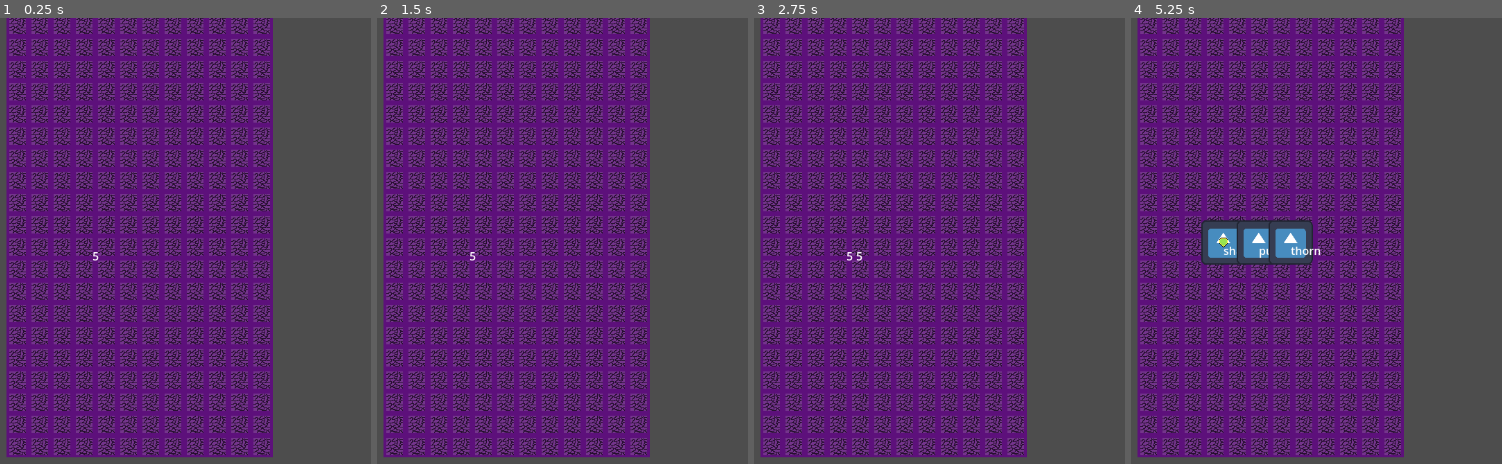
Above: before the commit, frames 1-4 (left to right).
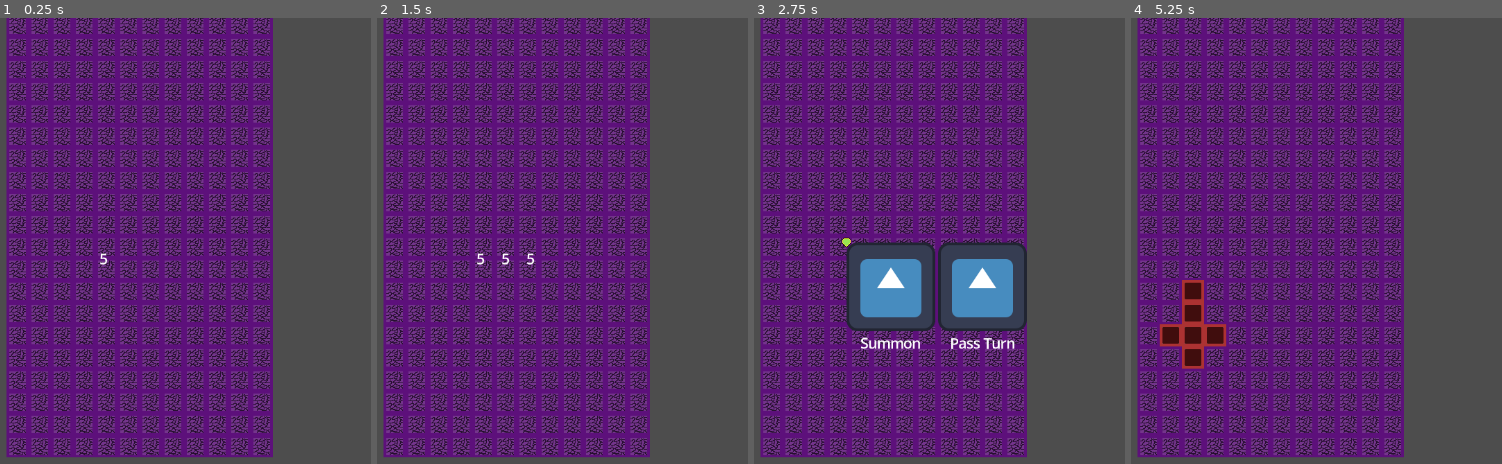
Above: after the commit, the same moments.

Repository: FueledByRage/dice-summons
Game: Godot game, scene res://src/scenes/table.tscn
Two runs of this game, one before a commit and one after it. Both use one fixed random seed, a clock stepped at 60 frames per second and the inputs below. The project has no main scene, so this scene is started directly. The engine's default icon, where the game draws it, is replaced by a stand-in: a white triangle on a blue panel in a dark square.
Inputs (mouse positions are in pixels of both pictures, inside the frame that each line leads up to):
- Up to frame 1 (0.25 s): no input
- Up to frame 2 (1.5 s): tap Enter (confirm) at 0.5, 0.6 s; move the mouse to (644, 218) at 0.52 s; hold Right (move_right) 0.53-1.28 s; tap M (move) at 0.8, 1.35 s; move the mouse to (outside the picture) at 1.27 s; hold Left (move_left) from 1.28 s (still down)
- Up to frame 3 (2.75 s): tap Q (placing) at 1.55 s; tap Enter (confirm) at 2 s; move the mouse to (924, 142) at 2.02 s; release Left (move_left) at 2.03 s; hold Right (move_right) from 2.03 s (still down); hold Q (placing) from 2.03 s (still down); tap Z (select) at 2.3 s
- Up to frame 4 (5.25 s): tap Enter (confirm) at 2.75, 3.05, 3.5, 3.6, 4.25 s; move the mouse to (1182, 330) at 2.77 s; release Q (placing) at 2.78 s; tap Z (select) at 2.85 s; move the mouse to (1464, 307) at 3.52 s; release Right (move_right) at 3.53 s; hold Left (move_left) from 3.53 s (still down); tap M (move) at 3.8, 4.35 s; move the mouse to (outside the picture) at 4.27 s; tap Q (placing) at 4.55 s; move the mouse to (1264, 241) at 5.02 s; hold Q (placing) from 5.03 s (still down)

The runs differ from the first frame. In frame 1, less than 0.1% of the frame differs, in the area x 25-30%, y 52-56%; in frame 2, 0.1%; in frame 3, 9.8%, in the area x 23-74%, y 49-75%; in frame 4, 4.8%.
Error after the commit: Invalid access of index '2' on a base object of type: 'Array'. (res://src/scripts/table_tile.gd:61)

Commit message:
fix: fixing flow roll -> draw -> idle

Diff:
--- a/data/player/collection.json
+++ b/data/player/collection.json
@@ -3,7 +3,7 @@
 	"id": "1",
 	"label": "foo",
 	"icon": "res://icon.svg",
-	"cost": "2",
+	"cost": 2,
 	"summon": {
 	  "name": "foo",
 	  "sprite": "res://icon.svg",
@@ -20,7 +20,7 @@
 	"id": "2",
 	"label": "bar",
 	"icon": "res://icon.svg",
-	"cost": "3",
+	"cost": 3,
 	"summon": {
 	  "name": "bar",
 	  "sprite": "res://icon.svg",
@@ -37,7 +37,7 @@
 	"id": "3",
 	"label": "foo",
 	"icon": "res://icon.svg",
-	"cost": "1",
+	"cost": 1,
 	"summon": {
 	  "name": "foo apprentice",
 	  "sprite": "res://icon.svg",
@@ -54,7 +54,7 @@
 	"id": "4",
 	"label": "zap",
 	"icon": "res://icon.svg",
-	"cost": "4",
+	"cost": 4,
 	"summon": {
 	  "name": "zap mage",
 	  "sprite": "res://icon.svg",
@@ -71,7 +71,7 @@
 	"id": "5",
 	"label": "healer",
 	"icon": "res://icon.svg",
-	"cost": "2",
+	"cost": 2,
 	"summon": {
 	  "name": "lightbringer",
 	  "sprite": "res://icon.svg",
@@ -87,7 +87,7 @@
 	"id": "6",
 	"label": "ember",
 	"icon": "res://icon.svg",
-	"cost": "3",
+	"cost": 3,
 	"summon": {
 	  "name": "ember",
 	  "sprite": "res://icon.svg",
@@ -103,7 +103,7 @@
 	"id": "7",
 	"label": "shade",
 	"icon": "res://icon.svg",
-	"cost": "2",
+	"cost": 2,
 	"summon": {
 	  "name": "shade",
 	  "sprite": "res://icon.svg",
@@ -119,7 +119,7 @@
 	"id": "8",
 	"label": "spark",
 	"icon": "res://icon.svg",
-	"cost": "2",
+	"cost": 2,
 	"summon": {
 	  "name": "spark",
 	  "sprite": "res://icon.svg",
@@ -135,7 +135,7 @@
 	"id": "9",
 	"label": "warden",
 	"icon": "res://icon.svg",
-	"cost": "3",
+	"cost": 3,
 	"summon": {
 	  "name": "warden",
 	  "sprite": "res://icon.svg",
@@ -151,7 +151,7 @@
 	"id": "10",
 	"label": "thorn",
 	"icon": "res://icon.svg",
-	"cost": "2",
+	"cost": 2,
 	"summon": {
 	  "name": "thorn",
 	  "sprite": "res://icon.svg",
@@ -167,7 +167,7 @@
 	"id": "11",
 	"label": "nova",
 	"icon": "res://icon.svg",
-	"cost": "4",
+	"cost": 4,
 	"summon": {
 	  "name": "nova",
 	  "sprite": "res://icon.svg",
@@ -183,7 +183,7 @@
 	"id": "12",
 	"label": "aegis",
 	"icon": "res://icon.svg",
-	"cost": "2",
+	"cost": 2,
 	"summon": {
 	  "name": "aegis",
 	  "sprite": "res://icon.svg",
@@ -199,7 +199,7 @@
 	"id": "13",
 	"label": "hexer",
 	"icon": "res://icon.svg",
-	"cost": "3",
+	"cost": 3,
 	"summon": {
 	  "name": "hexer",
 	  "sprite": "res://icon.svg",
@@ -215,7 +215,7 @@
 	"id": "14",
 	"label": "bolt",
 	"icon": "res://icon.svg",
-	"cost": "2",
+	"cost": 2,
 	"summon": {
 	  "name": "bolt",
 	  "sprite": "res://icon.svg",
@@ -231,7 +231,7 @@
 	"id": "15",
 	"label": "bloom",
 	"icon": "res://icon.svg",
-	"cost": "1",
+	"cost": 1,
 	"summon": {
 	  "name": "bloom",
 	  "sprite": "res://icon.svg",
@@ -247,7 +247,7 @@
 	"id": "16",
 	"label": "ghost",
 	"icon": "res://icon.svg",
-	"cost": "3",
+	"cost": 3,
 	"summon": {
 	  "name": "ghost",
 	  "sprite": "res://icon.svg",
@@ -264,7 +264,7 @@
 	"id": "17",
 	"label": "emberling",
 	"icon": "res://icon.svg",
-	"cost": "2",
+	"cost": 2,
 	"summon": {
 	  "name": "emberling",
 	  "sprite": "res://icon.svg",
@@ -280,7 +280,7 @@
 	"id": "18",
 	"label": "medic",
 	"icon": "res://icon.svg",
-	"cost": "2",
+	"cost": 2,
 	"summon": {
 	  "name": "medic",
 	  "sprite": "res://icon.svg",
@@ -296,7 +296,7 @@
 	"id": "19",
 	"label": "flare",
 	"icon": "res://icon.svg",
-	"cost": "3",
+	"cost": 3,
 	"summon": {
 	  "name": "flare",
 	  "sprite": "res://icon.svg",
@@ -312,7 +312,7 @@
 	"id": "20",
 	"label": "pulse",
 	"icon": "res://icon.svg",
-	"cost": "2",
+	"cost": 2,
 	"summon": {
 	  "name": "pulse",
 	  "sprite": "res://icon.svg",
--- a/project.godot
+++ b/project.godot
@@ -13,6 +13,10 @@
 config/name="tile-grid"
 config/features=PackedStringArray("4.3", "Forward Plus")
 config/icon="res://icon.svg"
+
+[gui]
+
+theme/default_font_multichannel_signed_distance_field=true
 
 [input]
 
--- a/src/scenes/UI/menu.tscn
+++ b/src/scenes/UI/menu.tscn
@@ -9,14 +9,12 @@
 anchors_preset = 0
 script = ExtResource("1_03875")
 
-[node name="box" type="NinePatchRect" parent="."]
+[node name="Select_arrow" parent="." instance=ExtResource("1_htd8w")]
+
+[node name="options_wrapper" type="MarginContainer" parent="."]
 layout_mode = 0
 offset_right = 40.0
 offset_bottom = 40.0
 
-[node name="row" type="HBoxContainer" parent="box"]
-layout_mode = 0
-offset_right = 40.0
-offset_bottom = 40.0
-
-[node name="Select_arrow" parent="." instance=ExtResource("1_htd8w")]
+[node name="options" type="HBoxContainer" parent="options_wrapper"]
+layout_mode = 2
--- a/src/scenes/UI/option_box.tscn
+++ b/src/scenes/UI/option_box.tscn
@@ -1,16 +1,24 @@
-[gd_scene load_steps=2 format=3 uid="uid://cmg0mahesdh6m"]
+[gd_scene load_steps=3 format=3 uid="uid://cmg0mahesdh6m"]
 
 [ext_resource type="Script" path="res://src/scripts/UI/option_box.gd" id="1_6p7dx"]
+[ext_resource type="Texture2D" uid="uid://csci22pw0861c" path="res://icon.svg" id="2_7fm6r"]
 
 [node name="Option_Box" type="VBoxContainer"]
-anchors_preset = 15
-anchor_right = 1.0
-anchor_bottom = 1.0
-grow_horizontal = 2
-grow_vertical = 2
+offset_right = 128.0
+offset_bottom = 187.0
 script = ExtResource("1_6p7dx")
 
-[node name="icon" type="Sprite2D" parent="."]
+[node name="icon" type="TextureRect" parent="."]
+layout_mode = 2
+texture = ExtResource("2_7fm6r")
+stretch_mode = 2
 
 [node name="label" type="Label" parent="."]
 layout_mode = 2
+size_flags_horizontal = 4
+theme_override_font_sizes/font_size = 20
+text = "aaaaa"
+
+[node name="subtitle" type="Label" parent="."]
+layout_mode = 2
+size_flags_horizontal = 4
--- a/src/scenes/dice_roll.tscn
+++ b/src/scenes/dice_roll.tscn
@@ -5,7 +5,12 @@
 [node name="Dice_roll" type="MarginContainer"]
 size_flags_horizontal = 4
 size_flags_vertical = 4
+theme_override_constants/margin_left = 10
+theme_override_constants/margin_top = 10
+theme_override_constants/margin_right = 10
+theme_override_constants/margin_bottom = 10
 script = ExtResource("1_10omj")
 
 [node name="result" type="Label" parent="."]
 layout_mode = 2
+theme_override_font_sizes/font_size = 20
--- a/src/scenes/roll_controller.tscn
+++ b/src/scenes/roll_controller.tscn
@@ -8,7 +8,10 @@
 anchors_preset = 0
 script = ExtResource("1_e03lb")
 
-[node name="row" type="HBoxContainer" parent="."]
+[node name="dices_wrapper" type="MarginContainer" parent="."]
 layout_mode = 0
 offset_right = 40.0
 offset_bottom = 40.0
+
+[node name="rows_container" type="HBoxContainer" parent="dices_wrapper"]
+layout_mode = 2
--- a/src/scripts/UI/camera_2d.gd
+++ b/src/scripts/UI/camera_2d.gd
@@ -3,7 +3,9 @@
 func _ready() -> void:
 	pass # Replace with function body.
 
-
-# Called every frame. 'delta' is the elapsed time since the previous frame.
 func _process(delta: float) -> void:
 	pass
+
+func close_menu():
+	if(has_node("$menu")):
+		$menu.queue_free()
--- a/src/scripts/UI/menu.gd
+++ b/src/scripts/UI/menu.gd
@@ -9,8 +9,8 @@
 func _ready():
 	select_arrow = $Select_arrow
 
-	if $box/row.get_child_count() > 0:
-		select_arrow.position = $box/row.get_children()[0].position
+	if $options_wrapper/options.get_child_count() > 0:
+			select_arrow.position = $options_wrapper/options.get_children()[0].position
 
 	set_process_input(false)
 	await get_tree().create_timer(0.2).timeout
@@ -18,6 +18,7 @@
 	set_process_input(true)
 
 func _input(event: InputEvent) -> void:
+	var options_container = $options_wrapper/options;
 	if not input_active:
 		return
 
@@ -29,12 +30,12 @@
 		input_active = false
 		set_process_input(false)
 
-		var selected_option = $box/row.get_children()[current_option]
+		var selected_option = options_container.get_children()[current_option]
 		selected_option.action.call()
 		queue_free()
 
 func handle_option_change(modifier):
-	var row = $box/row
+	var options_container = $options_wrapper/options;
 	current_option = current_option + modifier
 
 	if current_option > maximum_options:
@@ -42,19 +43,19 @@
 	elif current_option < 0:
 		current_option = maximum_options
 
-	var selected_option = row.get_children()[current_option]
+	var selected_option = options_container.get_children()[current_option]
 
 	select_arrow.position = selected_option.position
 
 func init(options):
-	var row = $box/row
+	var options_container = $options_wrapper/options;
 	for option in options:
 		if(option["selectable"]):
 			var option_box = load("res://src/scenes/UI/option_box.tscn").instantiate()
 
 			option_box.init(option)
 
-			row.add_child(option_box)
+			options_container.add_child(option_box)
 
 
-	maximum_options = row.get_child_count() - 1
+	maximum_options = options_container.get_child_count() - 1
--- a/src/scripts/UI/option_box.gd
+++ b/src/scripts/UI/option_box.gd
@@ -4,9 +4,10 @@
 var option;
 var action;
 
-func init(option_content):
+func init(option_content : Dictionary):
 	var label = $label;
 	var icon = $icon;
+	var subtitle = $subtitle;
 	var texture = Image.load_from_file(option_content.icon);
 
 
@@ -14,6 +15,9 @@
 	icon.scale = Vector2(0.5, 0.5)
 	action = option_content.action;
 
+	if(option_content.has("subtitle") && option_content.subtitle != ""):
+		subtitle.text = option_content.subtitle
+
 	icon.texture =  ImageTexture.new().create_from_image(texture)
 
 	option = option_content;
--- a/src/scripts/roll_controller.gd
+++ b/src/scripts/roll_controller.gd
@@ -18,16 +18,16 @@
 
 	for i in range(number_of_rolls):
 		var dice = dice_roll_scene.instantiate()
-		$row.add_child(dice)
+		$dices_wrapper/rows_container.add_child(dice)
 		dice.start(on_roll)
 
-		await get_tree().create_timer(1.5).timeout
+		await get_tree().create_timer(.5).timeout
 
 	roll_completed.connect(on_roll_completed, DISCONNECT_ONESHOT)
 
 func on_roll(result):
 	results.append(result)
 	if results.size() == MAXIMUM_ROLLS:
-		await get_tree().create_timer(1.7).timeout
+		await get_tree().create_timer(.7).timeout
 		roll_completed.emit(results)
 		queue_free()
--- a/src/scripts/table.gd
+++ b/src/scripts/table.gd
@@ -47,7 +47,7 @@
 			elif event.is_action_released("move"):
 				to_moving()
 			elif event.is_action_pressed("placing"):
-				selecting_dices()
+				to_placing()
 
 		States.SELECTING_SPELL:
 			if event.is_action_released("confirm"):
@@ -114,7 +114,12 @@
 func _to_draw_phase():
 	state = States.DRAW_PHASE
 
+
 func _to_idle():
+	targets.clear()
+	select_target_index = 0
+	state = States.IDLE
+
 	var menu = load("res://src/scenes/UI/menu.tscn").instantiate()
 	var has_units = units.has_units()
 	var options = [
@@ -134,13 +139,24 @@
 			"label": "Summon",
 			"icon": "res://icon.svg",
 			"selectable": points["summon_points"] > 0,
-			"action": selecting_dices,
+			"action": to_placing,
+		},
+		{
+			"label": "Pass Turn",
+			"icon": "res://icon.svg",
+			"selectable": true,
+			"action": _to_roll
+
 		}
 	]
 
 	menu.init(options)
 	camera.add_child(menu)
-	state = States.IDLE
+
+func to_placing():
+	state = States.PLACING
+	table.placing(_to_idle)
+	points["summon_points"] -= dice_on_hand["cost"]
 
 # =====================================================================
 # === FLUXO DE ATAQUE / FEITIÇO ======================================
@@ -160,8 +176,6 @@
 	target_selected.connect(_to_casting_spell, CONNECT_ONE_SHOT)
 
 func _to_casting_spell():
-	if has_node("Menu"):
-		$Menu.queue_free()
 	target_selected.connect(execute_spell, CONNECT_ONE_SHOT)
 	state = States.CASTING_SPELL
 	display_target_on_focus()
@@ -173,7 +187,7 @@
 	elif spell.target_type == "allies":
 		targets = table.get_allies_units().map(_unit_to_option)
 	elif spell.target_type == "enemies":
-		targets = table.get_allies_units().map(_unit_to_option) # <- revisar se está correto
+		targets = table.get_allies_units().map(_unit_to_option)
 	elif spell.target_type == "own":
 		pass
 	else:
@@ -214,7 +228,7 @@
 # === DADOS ==========================================================
 # =====================================================================
 
-func selecting_dices():
+func draw_dices():
 	var menu = load("res://src/scenes/UI/menu.tscn").instantiate()
 	dices_on_hand = dices_module.draw_dices(3);
 
@@ -222,18 +236,18 @@
 	camera.add_child(menu)
 
 func on_dice_selected(selected_dice):
-	print(selected_dice);
 	var no_selected_dices = dices_on_hand.filter(func(dice): return dice['id'] != selected_dice['id'])
+
+	dices_module.put_dices(no_selected_dices)
 	dice_on_hand = selected_dice
 	dices_on_hand = []
-	table.placing(_to_idle)
-	state = States.PLACING
-	dices_module.put_dices(no_selected_dices)
+	_to_idle();
+
 
 func dice_to_option(dice):
-	print(dice);
 	return {
 		"label": dice["label"],
+		"subtitle": "⚡" + " " + str(dice["cost"]),
 		"icon": dice["icon"],
 		"selectable": true,
 		"action": func(): on_dice_selected(dice),
@@ -249,11 +263,10 @@
 	roll_controller.roll(on_roll_completed)
 
 func on_roll_completed(results):
-	print(results)
-	points["summon_points"] = results[0]
-	points["move_points"] = results[1]
-	points["energy_points"] = results[2]
-	_to_idle()
+	points["summon_points"] += results[0]
+	points["move_points"] += results[1]
+	points["energy_points"] += results[2]
+	draw_dices()
 
 # =====================================================================
 # === VISUAL/UI ======================================================
